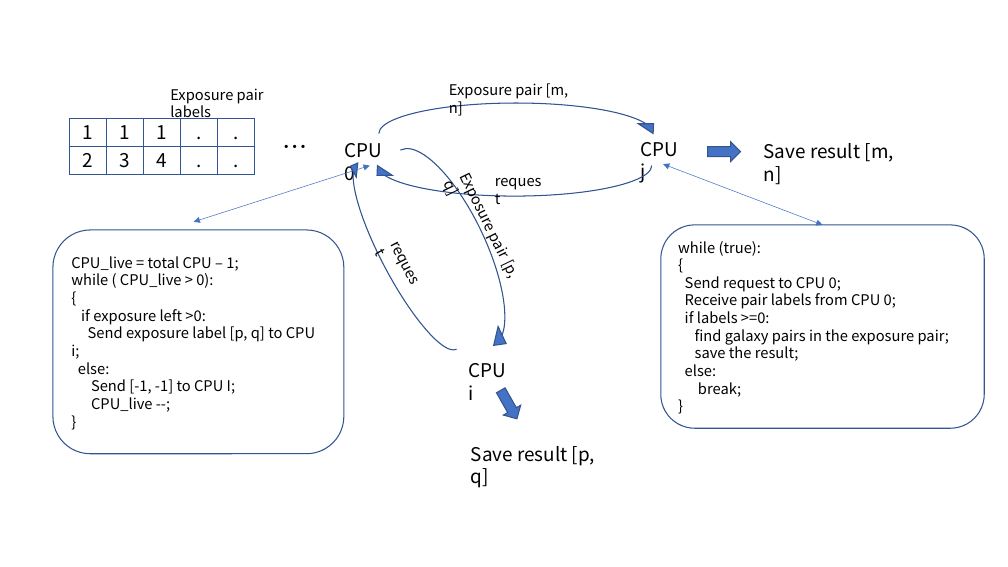
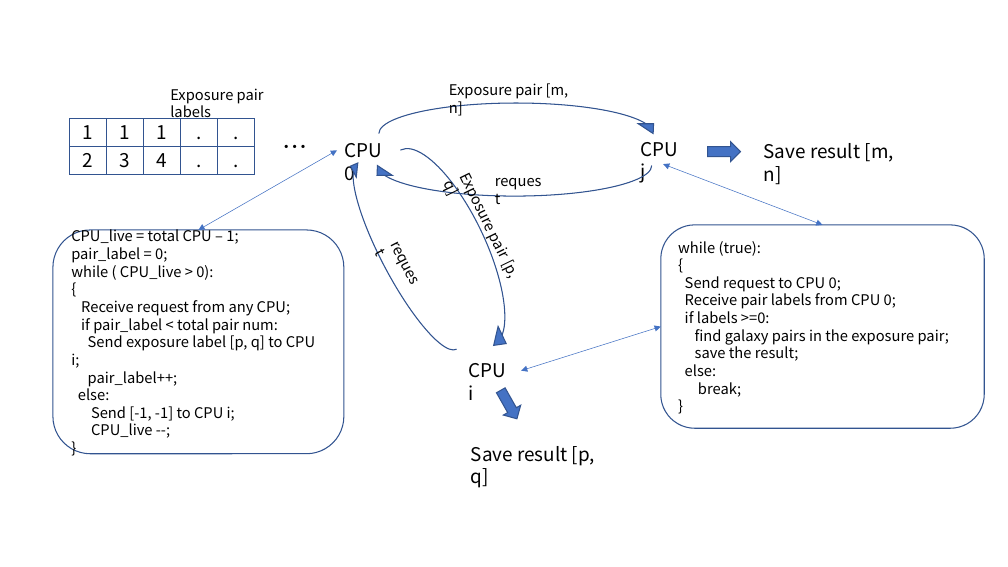
Before and after one commit to hekunlie/astrophy-research, a slide deck: slide 3 of correlation/Fourier_Quad/data_structure.pptx. Drawn at 1008x567 pixels with LibreOffice and Linux fonts; fonts in the diff are those of the drawing. Boxes give left, top, right and bottom in pixels: in the first picture for what was removed or moved away, otherwise in the second. Text is boxed around its words. In the diff, an @@ line names an element or a change of style, - is before the commit and + after.

```diff
--- a/correlation/Fourier_Quad/data_structure.pptx
+++ b/correlation/Fourier_Quad/data_structure.pptx
@@ double arrow moved from (194, 222) - (370, 166) to (198, 230) - (337, 150) @@
@@ text in rounded rectangle at (71,247,167,263): paragraph added @@
+pair_label = 0;
@@ text in rounded rectangle at (81,300,290,334): text changed @@
-if exposure left >0:
+Receive request from any CPU;
+if pair_label < total pair num:
@@ double arrow added from (521, 371) to (661, 327), #4472C4 0.5 pt @@
@@ text in rounded rectangle at (88,371,178,387): paragraph added @@
+pair_label++;
@@ text in rounded rectangle at (91,406,235,421): text changed @@
-Send [-1, -1] to CPU I;
+Send [-1, -1] to CPU i;
```
Also in this commit, not shown: 2 other slides changed, 3 slides added, 2 slides removed.
